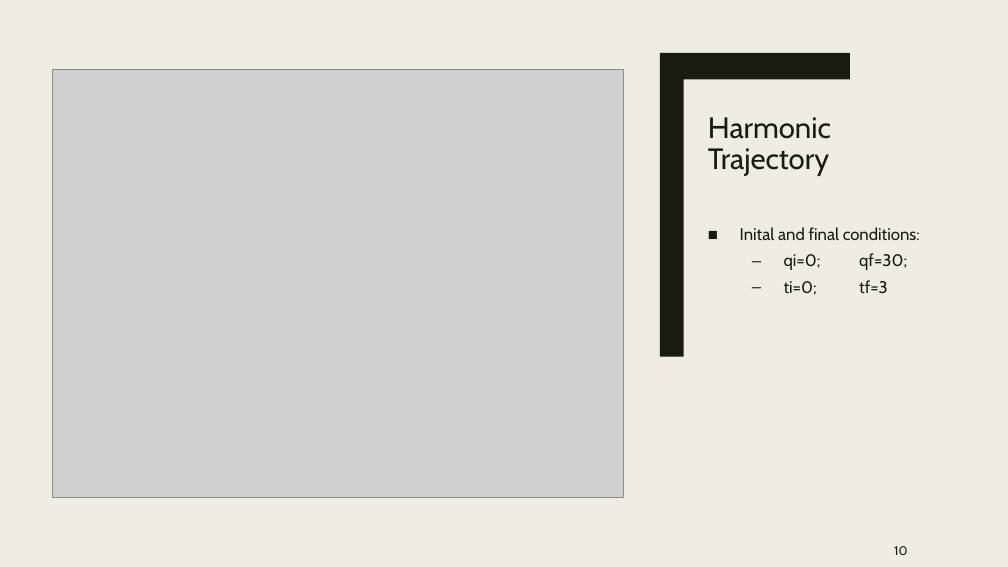
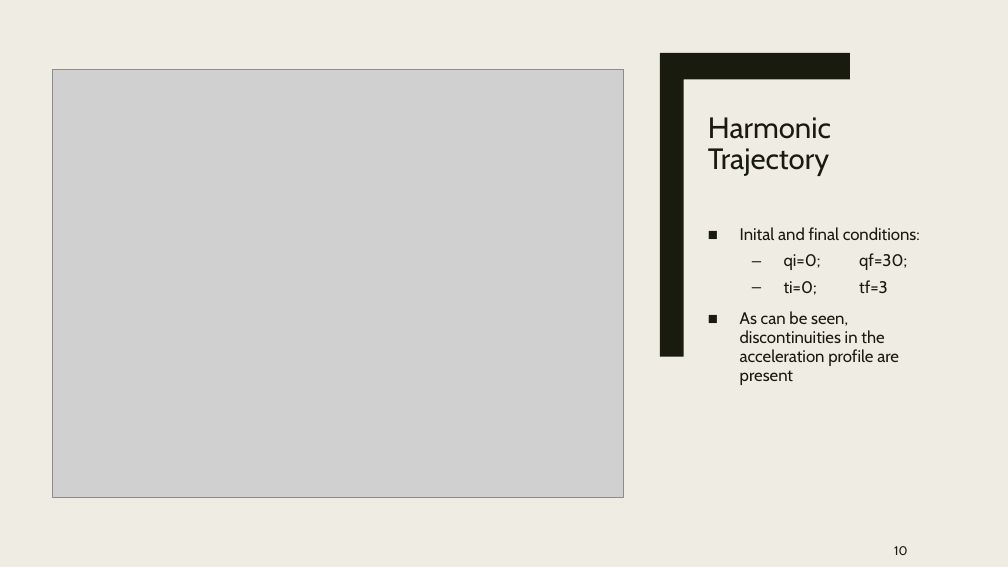
Before and after one commit to nicolamarchiotto/Robotics-Vision-and-Control, a slide deck: slide 10 of Homeworks/RVC_presentation.pptx. Drawn at 1008x567 pixels with LibreOffice and Linux fonts; fonts in the diff are those of the drawing; grey boxes stand for pictures. Boxes give left, top, right and bottom in pixels: in the first picture for what was removed or moved away, otherwise in the second. Text is boxed around its words. In the diff, an @@ line names an element or a change of style, - is before the commit and + after.

```diff
--- a/Homeworks/RVC_presentation.pptx
+++ b/Homeworks/RVC_presentation.pptx
@@ text at (x1=740, y1=311, x2=899, y2=385): paragraph added @@
+■ As can be seen, discontinuities in the acceleration profile are present
```
Also in this commit, not shown: 11 other slides changed, 2 slides added, 2 slides removed, 47 other files.
